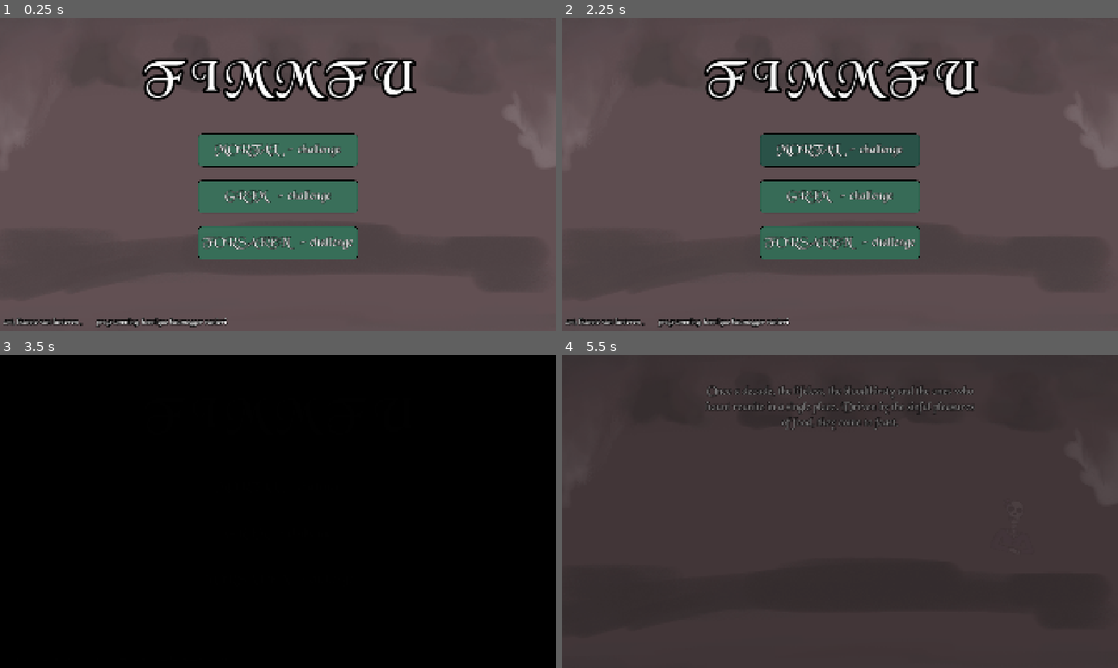
Above: before the commit, frames 1-4 (two rows, left to right).
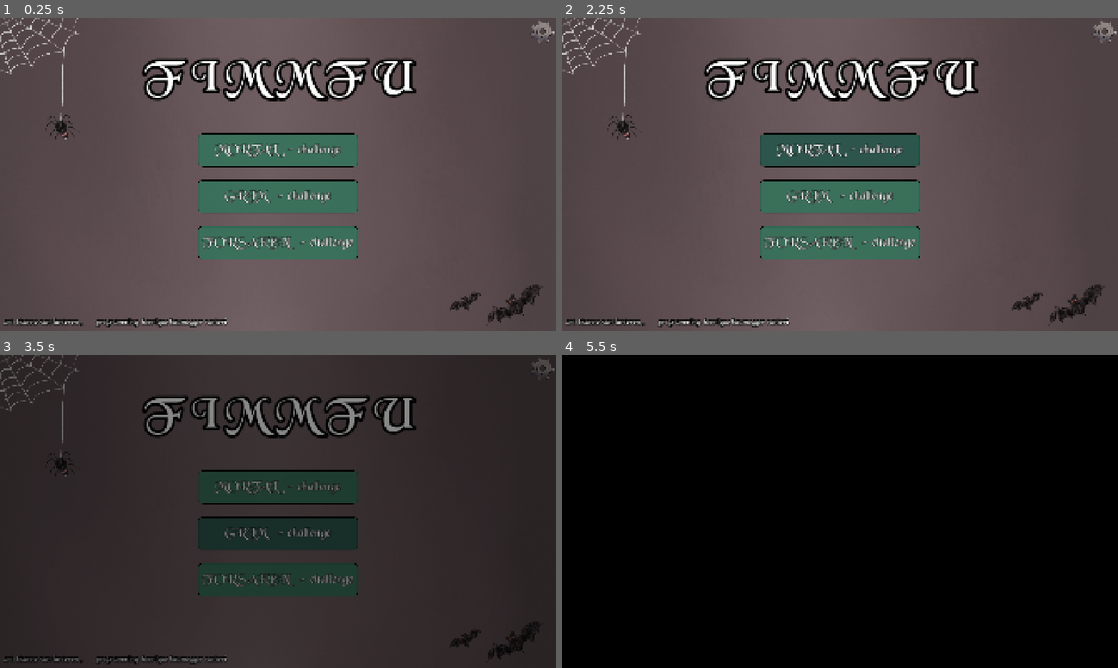
Above: after the commit, the same moments.

Repository: Henrique-Baumegger/godot-fims_food
Game: Godot game, scene res://scripts_and_scenes/game_loops/main.tscn
Same seed, same stepped clock (60 frames per second), same inputs: the game is played once before the commit and once after it.
Inputs (mouse positions are in pixels of both pictures, inside the frame that each line leads up to):
- Up to frame 1 (0.25 s): no input
- Up to frame 2 (2.25 s): click (1106, 30) at 0.52 s; click (789, 118) at 1.25 s, where only the run after the commit has a clickable "0.5"; click "MORTAL - challenge" at 2 s
- Up to frame 3 (3.5 s): click "GRIM - challenge" at 2.75 s
- Up to frame 4 (5.5 s): click "FORSAKEN - challenge" at 3.5 s; click (840, 486) at 4.25 s, where only the run after the commit has a clickable "MORTAL - challenge"; click (840, 533) at 5 s, where only the run after the commit has a clickable "GRIM - challenge"

The runs differ from the first frame. In frame 1, 4.9% of the frame differs, in the area x 0-100%, y 0-99%; in frame 2, 5.5%; in frame 3, 97%; in frame 4, 100%, in the area x 0-100%, y 0-100%.

Commit message:
pause menu

Diff:
--- a/project.godot
+++ b/project.godot
@@ -41,6 +41,11 @@
 "events": [null, Object(InputEventMouseButton,"resource_local_to_scene":false,"resource_name":"","device":-1,"window_id …(265 unchanged characters)…
 ]
 }
+esc_key={
+"deadzone": 0.2,
+"events": [Object(InputEventKey,"resource_local_to_scene":false,"resource_name":"","device":-1,"window_id":0,"alt_pressed":false,"shift_pressed":false,"ctrl_pressed":false,"meta_pressed":false,"pressed":false,"keycode":0,"physical_keycode":4194305,"key_label":0,"unicode":0,"location":0,"echo":false,"script":null)
+]
+}
 
 [physics]
 
--- /dev/null
+++ b/scripts_and_scenes/UI/pause_menu.gd
@@ -0,0 +1,104 @@
+extends Control
+class_name PauseMenu
+
+
+var is_paused : bool = false
+var is_fullscreen = false
+
+@onready var speed_1: Button = $PanelContainer/MarginContainer/AllOptions/GameSpeedStuff/GameSpeeds/speed1
+@onready var speed_2: Button = $PanelContainer/MarginContainer/AllOptions/GameSpeedStuff/GameSpeeds/speed2
+@onready var speed_3: Button = $PanelContainer/MarginContainer/AllOptions/GameSpeedStuff/GameSpeeds/speed3
+@onready var speed_4: Button = $PanelContainer/MarginContainer/AllOptions/GameSpeedStuff/GameSpeeds/speed4
+@onready var speed_5: Button = $PanelContainer/MarginContainer/AllOptions/GameSpeedStuff/GameSpeeds/speed5
+@onready var speed_6: Button = $PanelContainer/MarginContainer/AllOptions/GameSpeedStuff/GameSpeeds/speed6
+@onready var speed_7: Button = $PanelContainer/MarginContainer/AllOptions/GameSpeedStuff/GameSpeeds/speed7
+
+
+func toggle_the_menu() -> void:
+	if not is_paused:
+		is_paused = true
+		get_tree().paused = true
+		visible = true
+	else:
+		is_paused = false
+		get_tree().paused = false
+		visible = false
+
+
+func _ready() -> void:
+	speed_2.disabled = true
+
+
+func _process(_delta: float) -> void:
+	if Input.is_action_just_pressed("esc_key"):
+		toggle_the_menu()
+
+
+func _enable_all_buttons() -> void:
+	speed_1.disabled = false
+	speed_2.disabled = false
+	speed_3.disabled = false
+	speed_4.disabled = false
+	speed_5.disabled = false
+	speed_6.disabled = false
+	speed_7.disabled = false
+
+
+func _on_speed_1_pressed() -> void:
+	_enable_all_buttons()
+	Engine.time_scale = 0.5
+	speed_1.disabled = true
+	toggle_the_menu()
+
+
+func _on_speed_2_pressed() -> void:
+	_enable_all_buttons()
+	Engine.time_scale = 1
+	speed_2.disabled = true
+	toggle_the_menu()
+
+
+func _on_speed_3_pressed() -> void:
+	_enable_all_buttons()
+	Engine.time_scale = 1.5
+	speed_3.disabled = true
+	toggle_the_menu()
+
+
+func _on_speed_4_pressed() -> void:
+	_enable_all_buttons()
+	Engine.time_scale = 2
+	speed_4.disabled = true
+	toggle_the_menu()
+
+
+func _on_speed_5_pressed() -> void:
+	_enable_all_buttons()
+	Engine.time_scale = 3
+	speed_5.disabled = true
+	toggle_the_menu()
+
+
+func _on_speed_6_pressed() -> void:
+	_enable_all_buttons()
+	Engine.time_scale = 4
+	speed_6.disabled = true
+	toggle_the_menu()
+
+
+func _on_speed_7_pressed() -> void:
+	_enable_all_buttons()
+	Engine.time_scale = 8
+	speed_7.disabled = true
+	toggle_the_menu()
+
+
+func _on_quit_button_pressed() -> void:
+	get_tree().quit()
+
+
+func _on_toggle_fullscreen_pressed() -> void:
+	if is_fullscreen:
+		DisplayServer.window_set_mode(DisplayServer.WINDOW_MODE_FULLSCREEN)
+	else:
+		DisplayServer.window_set_mode(DisplayServer.WINDOW_MODE_WINDOWED)
--- /dev/null
+++ b/scripts_and_scenes/UI/pause_menu.tscn
@@ -0,0 +1,111 @@
+[gd_scene format=3 uid="uid://cwbuaqisgppca"]
+
+[ext_resource type="Script" uid="uid://cqvddcxe7mw8p" path="res://scripts_and_scenes/UI/pause_menu.gd" id="1_cuyt4"]
+[ext_resource type="Theme" uid="uid://c3pgctkp31gj8" path="res://art/themes/base_theme.tres" id="2_mmbxx"]
+[ext_resource type="StyleBox" uid="uid://3v38s1fwfsw" path="res://art/themes/very_black_style_box_flat.tres" id="3_mmbxx"]
+
+[node name="PauseMenu" type="Control" unique_id=1295562850]
+process_mode = 3
+layout_mode = 3
+anchors_preset = 15
+anchor_right = 1.0
+anchor_bottom = 1.0
+grow_horizontal = 2
+grow_vertical = 2
+script = ExtResource("1_cuyt4")
+
+[node name="PanelContainer" type="PanelContainer" parent="." unique_id=106390005]
+layout_mode = 1
+anchors_preset = 8
+anchor_left = 0.5
+anchor_top = 0.5
+anchor_right = 0.5
+anchor_bottom = 0.5
+offset_left = -217.5
+offset_top = -286.0
+offset_right = 217.5
+offset_bottom = 193.0
+grow_horizontal = 2
+grow_vertical = 2
+theme = ExtResource("2_mmbxx")
+theme_override_styles/panel = ExtResource("3_mmbxx")
+
+[node name="MarginContainer" type="MarginContainer" parent="PanelContainer" unique_id=333794795]
+layout_mode = 2
+theme_override_constants/margin_left = 46
+theme_override_constants/margin_top = 46
+theme_override_constants/margin_right = 46
+theme_override_constants/margin_bottom = 46
+
+[node name="AllOptions" type="VBoxContainer" parent="PanelContainer/MarginContainer" unique_id=1846250137]
+layout_mode = 2
+theme_override_constants/separation = 66
+
+[node name="GameSpeedStuff" type="VBoxContainer" parent="PanelContainer/MarginContainer/AllOptions" unique_id=1492026287]
+layout_mode = 2
+
+[node name="SpeedLabel" type="Label" parent="PanelContainer/MarginContainer/AllOptions/GameSpeedStuff" unique_id=768247193]
+layout_mode = 2
+text = "set game speed :"
+
+[node name="GameSpeeds" type="HBoxContainer" parent="PanelContainer/MarginContainer/AllOptions/GameSpeedStuff" unique_id=1184847467]
+layout_mode = 2
+
+[node name="speed1" type="Button" parent="PanelContainer/MarginContainer/AllOptions/GameSpeedStuff/GameSpeeds" unique_id=1171553726]
+layout_mode = 2
+theme_override_font_sizes/font_size = 40
+text = "0.5"
+
+[node name="speed2" type="Button" parent="PanelContainer/MarginContainer/AllOptions/GameSpeedStuff/GameSpeeds" unique_id=398060252]
+layout_mode = 2
+theme_override_font_sizes/font_size = 40
+text = "1.0"
+
+[node name="speed3" type="Button" parent="PanelContainer/MarginContainer/AllOptions/GameSpeedStuff/GameSpeeds" unique_id=1189358901]
+layout_mode = 2
+theme_override_font_sizes/font_size = 40
+text = "1.5"
+
+[node name="speed4" type="Button" parent="PanelContainer/MarginContainer/AllOptions/GameSpeedStuff/GameSpeeds" unique_id=1757186151]
+layout_mode = 2
+theme_override_font_sizes/font_size = 40
+text = "2.0"
+
+[node name="speed5" type="Button" parent="PanelContainer/MarginContainer/AllOptions/GameSpeedStuff/GameSpeeds" unique_id=1726416775]
+layout_mode = 2
+theme_override_font_sizes/font_size = 40
+text = "3.0"
+
+[node name="speed6" type="Button" parent="PanelContainer/MarginContainer/AllOptions/GameSpeedStuff/GameSpeeds" unique_id=1710451863]
+layout_mode = 2
+theme_override_font_sizes/font_size = 40
+text = "4.0"
+
+[node name="speed7" type="Button" parent="PanelContainer/MarginContainer/AllOptions/GameSpeedStuff/GameSpeeds" unique_id=280164283]
+layout_mode = 2
+theme_override_font_sizes/font_size = 40
+text = "8.0"
+
+[node name="ToggleFullscreen" type="Button" parent="PanelContainer/MarginContainer/AllOptions" unique_id=118527667]
+layout_mode = 2
+theme_override_font_sizes/font_size = 40
+text = "toggle fullscreen"
+
+[node name="QuitButton" type="Button" parent="PanelContainer/MarginContainer/AllOptions" unique_id=1648028230]
+layout_mode = 2
+theme_override_font_sizes/font_size = 40
+text = "quit game"
+
+[node name="Label" type="Label" parent="PanelContainer/MarginContainer/AllOptions" unique_id=1803378315]
+layout_mode = 2
+text = "ESC  to pause/unpause"
+
+[connection signal="pressed" from="PanelContainer/MarginContainer/AllOptions/GameSpeedStuff/GameSpeeds/speed1" to="." method="_on_speed_1_pressed"]
+[connection signal="pressed" from="PanelContainer/MarginContainer/AllOptions/GameSpeedStuff/GameSpeeds/speed2" to="." method="_on_speed_2_pressed"]
+[connection signal="pressed" from="PanelContainer/MarginContainer/AllOptions/GameSpeedStuff/GameSpeeds/speed3" to="." method="_on_speed_3_pressed"]
+[connection signal="pressed" from="PanelContainer/MarginContainer/AllOptions/GameSpeedStuff/GameSpeeds/speed4" to="." method="_on_speed_4_pressed"]
+[connection signal="pressed" from="PanelContainer/MarginContainer/AllOptions/GameSpeedStuff/GameSpeeds/speed5" to="." method="_on_speed_5_pressed"]
+[connection signal="pressed" from="PanelContainer/MarginContainer/AllOptions/GameSpeedStuff/GameSpeeds/speed6" to="." method="_on_speed_6_pressed"]
+[connection signal="pressed" from="PanelContainer/MarginContainer/AllOptions/GameSpeedStuff/GameSpeeds/speed7" to="." method="_on_speed_7_pressed"]
+[connection signal="pressed" from="PanelContainer/MarginContainer/AllOptions/ToggleFullscreen" to="." method="_on_toggle_fullscreen_pressed"]
+[connection signal="pressed" from="PanelContainer/MarginContainer/AllOptions/QuitButton" to="." method="_on_quit_button_pressed"]
--- a/scripts_and_scenes/game_loops/cutscenes/death_game_loop.tscn
+++ b/scripts_and_scenes/game_loops/cutscenes/death_game_loop.tscn
@@ -1,7 +1,7 @@
 [gd_scene format=3 uid="uid://drck43sar6kej"]
 
 [ext_resource type="Script" uid="uid://bs0gapunfrl3l" path="res://scripts_and_scenes/game_loops/cutscenes/game_over_loop.gd" id="1_ois1l"]
-[ext_resource type="Texture2D" uid="uid://0pmb8fggv2p" path="res://art/enviroment/Background.png" id="2_6scnk"]
+[ext_resource type="Texture2D" uid="uid://bhs457aeamd6r" path="res://art/enviroment/Background 1.png" id="2_ois1l"]
 [ext_resource type="Theme" uid="uid://c3pgctkp31gj8" path="res://art/themes/base_theme.tres" id="3_iiyp5"]
 [ext_resource type="Texture2D" uid="uid://c26fumjhtaive" path="res://art/enviroment/gravestone good.png" id="4_lmfm4"]
 
@@ -11,7 +11,7 @@
 
 [node name="Background" type="Sprite2D" parent="." unique_id=1208987745]
 position = Vector2(960, 540)
-texture = ExtResource("2_6scnk")
+texture = ExtResource("2_ois1l")
 
 [node name="VBoxContainer" type="VBoxContainer" parent="." unique_id=565366657]
 clip_contents = true
--- a/scripts_and_scenes/game_loops/cutscenes/failed_day_game_loop.tscn
+++ b/scripts_and_scenes/game_loops/cutscenes/failed_day_game_loop.tscn
@@ -1,7 +1,7 @@
 [gd_scene format=3 uid="uid://kmunhq1vetwk"]
 
 [ext_resource type="Script" uid="uid://bs0gapunfrl3l" path="res://scripts_and_scenes/game_loops/cutscenes/game_over_loop.gd" id="1_0gjy6"]
-[ext_resource type="Texture2D" uid="uid://0pmb8fggv2p" path="res://art/enviroment/Background.png" id="2_bubd7"]
+[ext_resource type="Texture2D" uid="uid://bhs457aeamd6r" path="res://art/enviroment/Background 1.png" id="2_0gjy6"]
 [ext_resource type="Theme" uid="uid://c3pgctkp31gj8" path="res://art/themes/base_theme.tres" id="3_e0cqj"]
 [ext_resource type="Texture2D" uid="uid://c26fumjhtaive" path="res://art/enviroment/gravestone good.png" id="4_0taul"]
 
@@ -11,7 +11,7 @@
 
 [node name="Background" type="Sprite2D" parent="." unique_id=1890610454]
 position = Vector2(960, 540)
-texture = ExtResource("2_bubd7")
+texture = ExtResource("2_0gjy6")
 
 [node name="VBoxContainer" type="VBoxContainer" parent="." unique_id=1694525405]
 clip_contents = true
--- a/scripts_and_scenes/game_loops/cutscenes/monsters_appearing_cutscene.tscn
+++ b/scripts_and_scenes/game_loops/cutscenes/monsters_appearing_cutscene.tscn
@@ -1,7 +1,7 @@
 [gd_scene format=3 uid="uid://vi2nre66use7"]
 
 [ext_resource type="Script" uid="uid://b7ioy86s2qdih" path="res://scripts_and_scenes/game_loops/cutscenes/monsters_appearing_cutscene.gd" id="1_sx52a"]
-[ext_resource type="Texture2D" uid="uid://0pmb8fggv2p" path="res://art/enviroment/Background.png" id="2_cp0b8"]
+[ext_resource type="Texture2D" uid="uid://bhs457aeamd6r" path="res://art/enviroment/Background 1.png" id="2_sx52a"]
 [ext_resource type="Theme" uid="uid://c3pgctkp31gj8" path="res://art/themes/base_theme.tres" id="3_2rf3n"]
 [ext_resource type="Texture2D" uid="uid://clo885p4hkli1" path="res://art/characters/skeletons/skeleton1.png" id="4_tegr2"]
 
@@ -10,7 +10,7 @@
 
 [node name="Background" type="Sprite2D" parent="." unique_id=2023368606]
 position = Vector2(960, 540)
-texture = ExtResource("2_cp0b8")
+texture = ExtResource("2_sx52a")
 
 [node name="VBoxContainer" type="VBoxContainer" parent="." unique_id=149129894]
 clip_contents = true
@@ -77,7 +77,7 @@
 offset = Vector2(271.475, 323.075)
 
 [node name="MonsterVisual5" type="Sprite2D" parent="." unique_id=738575805]
-position = Vector2(1607, 258.0001)
+position = Vector2(1584, 217)
 texture = ExtResource("4_tegr2")
 offset = Vector2(271.475, 323.075)
 
@@ -87,7 +87,7 @@
 offset = Vector2(271.475, 323.075)
 
 [node name="MonsterVisual7" type="Sprite2D" parent="." unique_id=718624712]
-position = Vector2(163.00002, 931.00006)
+position = Vector2(754, 972)
 texture = ExtResource("4_tegr2")
 offset = Vector2(271.475, 323.075)
 
@@ -97,7 +97,7 @@
 offset = Vector2(271.475, 323.075)
 
 [node name="MonsterVisual9" type="Sprite2D" parent="." unique_id=1082026969]
-position = Vector2(425, 553)
+position = Vector2(425, 554)
 texture = ExtResource("4_tegr2")
 offset = Vector2(271.475, 323.075)
 
@@ -107,12 +107,12 @@
 offset = Vector2(271.475, 323.075)
 
 [node name="MonsterVisual11" type="Sprite2D" parent="." unique_id=1787323187]
-position = Vector2(1623, 507)
+position = Vector2(1542, 551)
 texture = ExtResource("4_tegr2")
 offset = Vector2(271.475, 323.075)
 
 [node name="MonsterVisual12" type="Sprite2D" parent="." unique_id=963938861]
-position = Vector2(1728, 380)
+position = Vector2(1809, 716)
 texture = ExtResource("4_tegr2")
 offset = Vector2(271.475, 323.075)
 
@@ -122,7 +122,7 @@
 offset = Vector2(271.475, 323.075)
 
 [node name="MonsterVisual14" type="Sprite2D" parent="." unique_id=18112225]
-position = Vector2(1743, 200)
+position = Vector2(1073, 955)
 texture = ExtResource("4_tegr2")
 offset = Vector2(271.475, 323.075)
 
--- a/scripts_and_scenes/game_loops/main.tscn
+++ b/scripts_and_scenes/game_loops/main.tscn
@@ -3,6 +3,9 @@
 [ext_resource type="Script" uid="uid://w68dlegdom1h" path="res://scripts_and_scenes/game_loops/main.gd" id="1_jk826"]
 [ext_resource type="Script" uid="uid://dsrwi3gtvakvb" path="res://scripts_and_scenes/UI/scene_transition.gd" id="3_1cire"]
 [ext_resource type="PackedScene" uid="uid://dq6fhaslk0b2i" path="res://scripts_and_scenes/game_loops/main_menu.tscn" id="3_sy4rv"]
+[ext_resource type="Script" uid="uid://dmo24h856oqgt" path="res://scripts_and_scenes/game_loops/pause_ui.gd" id="4_qyref"]
+[ext_resource type="PackedScene" uid="uid://cwbuaqisgppca" path="res://scripts_and_scenes/UI/pause_menu.tscn" id="4_sy4rv"]
+[ext_resource type="Texture2D" uid="uid://dlqffmo2brikf" path="res://art/items/gear.png" id="5_qyref"]
 
 [node name="Main" type="Node2D" unique_id=1379625702]
 script = ExtResource("1_jk826")
@@ -17,3 +20,43 @@
 script = ExtResource("3_1cire")
 
 [node name="MainMenu" parent="." unique_id=458020138 instance=ExtResource("3_sy4rv")]
+
+[node name="PauseUI" type="Control" parent="." unique_id=1366867949]
+process_mode = 3
+layout_mode = 3
+anchors_preset = 0
+offset_right = 40.0
+offset_bottom = 40.0
+script = ExtResource("4_qyref")
+
+[node name="TextureButton" type="TextureButton" parent="PauseUI" unique_id=172998734]
+z_index = 400
+layout_mode = 0
+offset_left = 1830.0
+offset_top = 1.0
+offset_right = 2008.0
+offset_bottom = 179.0
+scale = Vector2(0.5, 0.5)
+texture_normal = ExtResource("5_qyref")
+texture_pressed = ExtResource("5_qyref")
+texture_hover = ExtResource("5_qyref")
+texture_disabled = ExtResource("5_qyref")
+texture_focused = ExtResource("5_qyref")
+ignore_texture_size = true
+stretch_mode = 3
+
+[node name="PauseMenu" parent="PauseUI" unique_id=1295562850 instance=ExtResource("4_sy4rv")]
+visible = false
+z_index = 4096
+layout_mode = 0
+anchors_preset = 0
+anchor_right = 0.0
+anchor_bottom = 0.0
+offset_left = 960.0
+offset_top = 540.0
+offset_right = 960.0
+offset_bottom = 540.0
+grow_horizontal = 1
+grow_vertical = 1
+
+[connection signal="pressed" from="PauseUI/TextureButton" to="PauseUI" method="_on_texture_button_pressed"]
--- a/scripts_and_scenes/game_loops/main_menu.tscn
+++ b/scripts_and_scenes/game_loops/main_menu.tscn
@@ -1,15 +1,16 @@
 [gd_scene format=3 uid="uid://dq6fhaslk0b2i"]
 
 [ext_resource type="Script" uid="uid://doy62ujs52bdn" path="res://scripts_and_scenes/game_loops/main_menu.gd" id="1_4j78h"]
-[ext_resource type="Texture2D" uid="uid://0pmb8fggv2p" path="res://art/enviroment/Background.png" id="1_un8hb"]
 [ext_resource type="Theme" uid="uid://c3pgctkp31gj8" path="res://art/themes/base_theme.tres" id="2_4j78h"]
+[ext_resource type="Texture2D" uid="uid://bhs457aeamd6r" path="res://art/enviroment/Background 1.png" id="2_rqqvi"]
 
 [node name="MainMenu" type="Node2D" unique_id=458020138]
 script = ExtResource("1_4j78h")
 
 [node name="Background" type="Sprite2D" parent="." unique_id=1785848636]
 position = Vector2(960, 540)
-texture = ExtResource("1_un8hb")
+texture = ExtResource("2_rqqvi")
+flip_h = true
 
 [node name="MortalButton" type="Button" parent="." unique_id=1095062821]
 offset_left = 685.0
@@ -51,7 +52,7 @@
 [node name="Credits" type="HBoxContainer" parent="." unique_id=653815292]
 offset_left = 13.0
 offset_top = 1033.0
-offset_right = 782.0
+offset_right = 782.00085
 offset_bottom = 1069.0
 theme = ExtResource("2_4j78h")
 theme_override_constants/separation = 50
--- /dev/null
+++ b/scripts_and_scenes/game_loops/pause_ui.gd
@@ -0,0 +1,9 @@
+extends Control
+class_name PauseUI
+
+
+@onready var pause_menu: PauseMenu = $PauseMenu
+
+
+func _on_texture_button_pressed() -> void:
+	pause_menu.toggle_the_menu()
--- a/scripts_and_scenes/game_loops/persistent_accross_game_loops.tscn
+++ b/scripts_and_scenes/game_loops/persistent_accross_game_loops.tscn
@@ -51,7 +51,6 @@
 [node name="MoneyManager" parent="MoneyManagerWrapper/MarginContainer" unique_id=105379311 instance=ExtResource("3_r38cx")]
 layout_mode = 2
 text = "[img=140x140]res://art/items/coin_skull.png[/img]xx"
-money = 100
 
 [node name="ContinueButton" parent="." unique_id=1605215447 instance=ExtResource("4_go3jf")]
 offset_left = 1422.0
--- a/scripts_and_scenes/game_loops/shop_game_loop.tscn
+++ b/scripts_and_scenes/game_loops/shop_game_loop.tscn
@@ -1,8 +1,8 @@
 [gd_scene format=3 uid="uid://dr2p42a0hcfva"]
 
 [ext_resource type="Script" uid="uid://c3xxadusxhtu1" path="res://scripts_and_scenes/game_loops/shop_game_loop.gd" id="1_01v7p"]
-[ext_resource type="Texture2D" uid="uid://0pmb8fggv2p" path="res://art/enviroment/Background.png" id="1_4w47x"]
 [ext_resource type="PackedScene" uid="uid://ci6xj24a3hk57" path="res://scripts_and_scenes/products/warm_ingredients_for_sale/garlic_for_sale.tscn" id="2_1gcvd"]
+[ext_resource type="Texture2D" uid="uid://b43fxp5k7785" path="res://art/enviroment/shop.png" id="2_01v7p"]
 [ext_resource type="PackedScene" uid="uid://dahrppxmwi2j" path="res://scripts_and_scenes/products/warm_ingredients_for_sale/salt_for_sale.tscn" id="3_dptcc"]
 [ext_resource type="PackedScene" uid="uid://mdr75771v25" path="res://scripts_and_scenes/products/warm_ingredients_for_sale/silver_for_sale.tscn" id="4_hobuh"]
 [ext_resource type="Theme" uid="uid://c3pgctkp31gj8" path="res://art/themes/base_theme.tres" id="5_gveh5"]
@@ -18,7 +18,7 @@
 
 [node name="Background" type="Sprite2D" parent="." unique_id=78660365]
 position = Vector2(960, 540)
-texture = ExtResource("1_4w47x")
+texture = ExtResource("2_01v7p")
 
 [node name="DrinkOfTheDay" type="Node2D" parent="." unique_id=1692454362]
 position = Vector2(656, 174)
--- a/scripts_and_scenes/products/sewing_kit_for_sale.tscn
+++ b/scripts_and_scenes/products/sewing_kit_for_sale.tscn
@@ -1,14 +1,14 @@
 [gd_scene format=3 uid="uid://dfut4lfgsaex0"]
 
 [ext_resource type="PackedScene" uid="uid://22781a262i13" path="res://scripts_and_scenes/products/ingredient_for_sale.tscn" id="1_nvmws"]
-[ext_resource type="Texture2D" uid="uid://dxjwfmg45558r" path="res://art/place_holder/Sewing_Kit_Dropped.webp" id="2_0321a"]
+[ext_resource type="Texture2D" uid="uid://b1lact278a5lw" path="res://art/items/sewing_kit.png" id="2_0321a"]
 [ext_resource type="PackedScene" uid="uid://qj5l5oibevij" path="res://scripts_and_scenes/UI/tool_tip_area.tscn" id="3_0321a"]
 
 [sub_resource type="RectangleShape2D" id="RectangleShape2D_fckdm"]
-size = Vector2(185.25, 152.75)
+size = Vector2(235, 136.375)
 
 [sub_resource type="RectangleShape2D" id="RectangleShape2D_y7hqi"]
-size = Vector2(184, 150.5)
+size = Vector2(232, 134)
 
 [node name="SewingKitForSale" type="Node2D" unique_id=728635059]
 
@@ -21,15 +21,17 @@
 batch_increment = 0
 
 [node name="CollisionShape2D" type="CollisionShape2D" parent="IngredientForSale" unique_id=301628031]
-position = Vector2(1, -1)
+position = Vector2(0.5, -7.8125)
 shape = SubResource("RectangleShape2D_fckdm")
 
 [node name="Sprite2D" type="Sprite2D" parent="IngredientForSale" unique_id=670338345]
+scale = Vector2(1.15, 1.15)
 texture = ExtResource("2_0321a")
+offset = Vector2(19.505, -59.6)
 
 [node name="ToolTipArea" parent="." unique_id=1783049423 instance=ExtResource("3_0321a")]
 displayed_text = "Fully stitches your alibi as a kitchen chef."
 
 [node name="CollisionShape2D" type="CollisionShape2D" parent="ToolTipArea" unique_id=131753853]
-position = Vector2(0, 0.25)
+position = Vector2(0, -8)
 shape = SubResource("RectangleShape2D_y7hqi")
Binary file added: art/characters/vampire/BigCroppedVampireForIcon.png
Not shown, added: art/characters/vampire/BigCroppedVampireForIcon.png.import
Binary file added: art/enviroment/Background 1.png
Not shown, added: art/enviroment/Background 1.png.import
Binary file added: art/enviroment/plain back.png
Not shown, added: art/enviroment/plain back.png.import
Binary file added: art/enviroment/shop.png
Not shown, added: art/enviroment/shop.png.import
Binary file changed: art/food/drinks/drink g.png
Binary file changed: art/food/drinks/drink p.png
Binary file changed: art/food/drinks/drink.png
Binary file added: art/items/gear.png
(and 6 more such lines)
